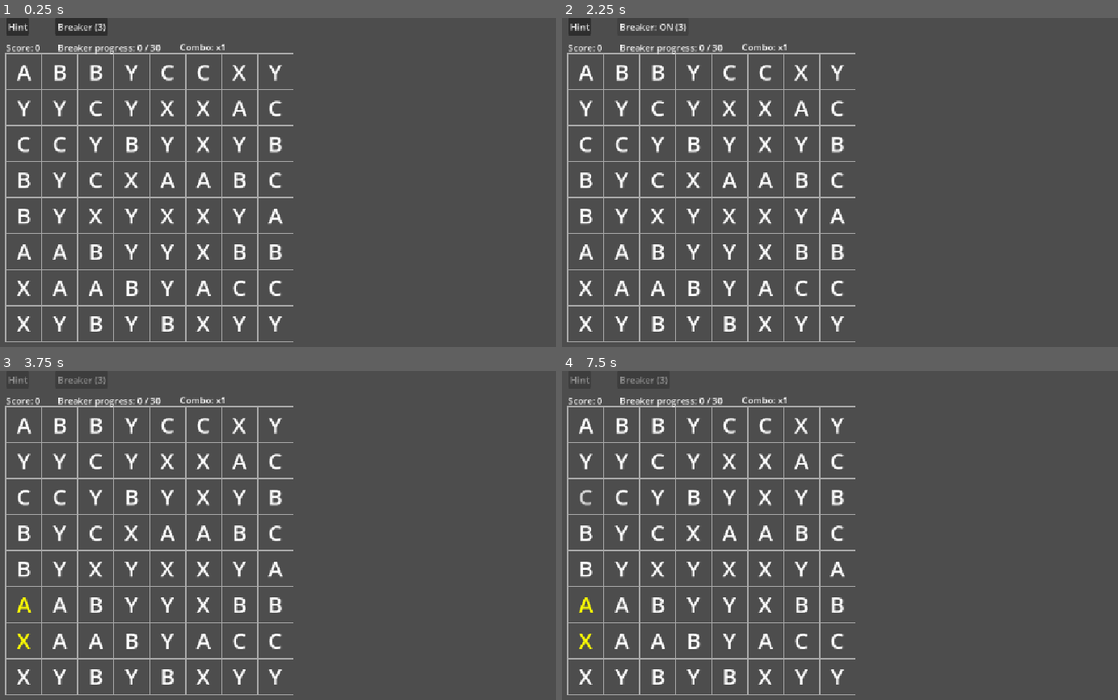
Above: before the commit, frames 1-4 (two rows, left to right).
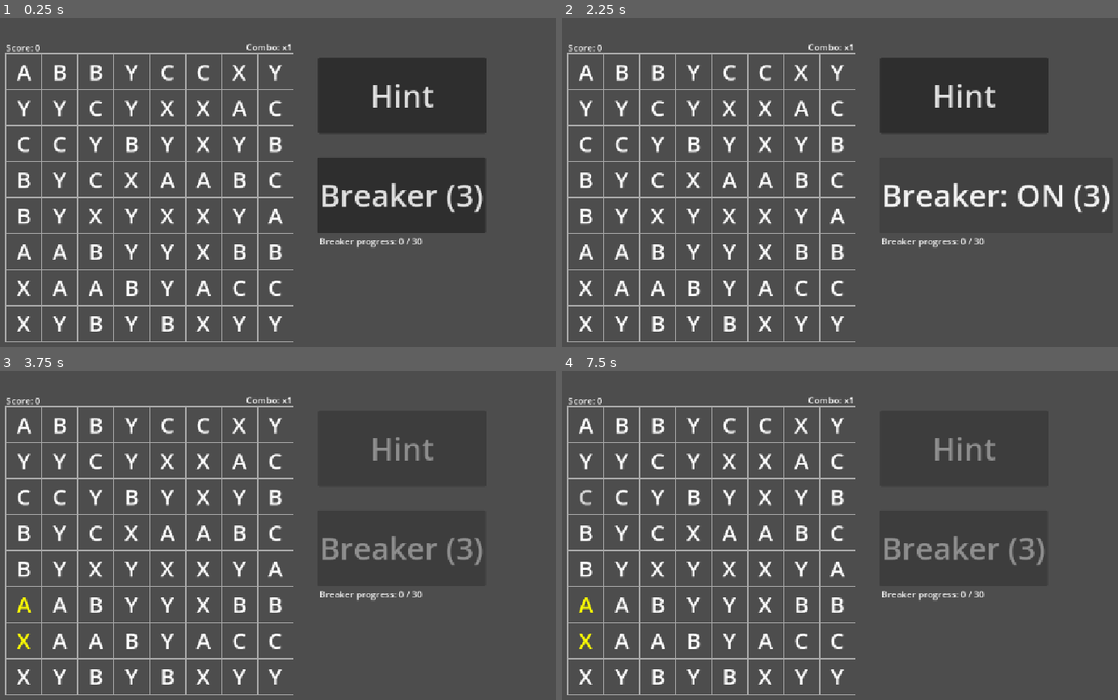
Above: after the commit, the same moments.

Repository: fehudma/godot_projects
Game: Godot game, scene res://Scenes/game.tscn
Same seed, same stepped clock (60 frames per second), same inputs: the game is played once before the commit and once after it.
Inputs (mouse positions are in pixels of both pictures, inside the frame that each line leads up to):
- Up to frame 1 (0.25 s): no input
- Up to frame 2 (2.25 s): click "Hint" at 0.5 s; tap Enter at 1.25 s; move the mouse to (584, 70) at 1.27 s; click (584, 70) at 1.42 s; click "Breaker (3)" at 2 s
- Up to frame 3 (3.75 s): click "Breaker: ON (3)" at 2.75 s; click "Hint" at 3.5 s
- Up to frame 4 (7.5 s): tap Space at 4.25 s; move the mouse to (584, 459) at 4.27 s; click (584, 459) at 4.42 s; click "Breaker (3)" at 5 s; click "Breaker: ON (3)" at 5.75 s; click "Hint" at 6.5 s; tap Enter at 7.25 s; move the mouse to (584, 496) at 7.27 s; click (584, 496) at 7.42 s

The runs differ from the first frame. In frame 1, 15% of the frame differs, in the area x 1-88%, y 0-70%; in frame 2, 8.9%; in frame 3, 1.7%; in frame 4, 1.7%.

Commit message:
few ui changes

Diff:
--- a/Scenes/board.gd
+++ b/Scenes/board.gd
@@ -7,7 +7,7 @@
 
 
 #
-const PIECE_SCENE: PackedScene = preload("res://scenes/piece.tscn")
+const PIECE_SCENE: PackedScene = preload("res://Scenes/piece.tscn")
 
 
 #
@@ -27,14 +27,16 @@
 
 const SAVE_FILE_PATH: String = "user://save_data.json"
 #==========================onreadies
-@onready var breaker_button: Button = $"../BreakerButton"
+
 @onready var score_label: Label = $"../ScoreLabel"
 @onready var breaker_progress_label: Label = $"../BreakerProgressLabel"
 @onready var combo_label: Label = $"../ComboLabel"
-@onready var hint_button: Button = $"../HintButton"
+
 @onready var restart_button: Button = $"../RestartButton"
 @onready var status_label: Label = $"../StatusLabel"
 
+@onready var hint_button: Button = $"../Control/HintButton"
+@onready var breaker_button: Button = $"../Control/BreakerButton"
 
 #==========================VARS
 var grid: Array[Array] = []
--- a/Scenes/game.tscn
+++ b/Scenes/game.tscn
@@ -14,18 +14,6 @@
 offset_bottom = 8.0
 text = "Test"
 
-[node name="HintButton" type="Button" parent="." unique_id=1440403269]
-offset_left = 64.0
-offset_right = 105.0
-offset_bottom = 31.0
-text = "Hint"
-
-[node name="BreakerButton" type="Button" parent="." unique_id=476545329]
-offset_left = 152.0
-offset_right = 222.0
-offset_bottom = 31.0
-text = "Breaker"
-
 [node name="ScoreLabel" type="Label" parent="." unique_id=1061135490]
 offset_left = 64.0
 offset_top = 41.0
@@ -34,16 +22,16 @@
 text = "Score: 0"
 
 [node name="BreakerProgressLabel" type="Label" parent="." unique_id=371216888]
-offset_left = 156.0
-offset_top = 41.0
-offset_right = 340.0
-offset_bottom = 64.0
+offset_left = 622.0
+offset_top = 386.0
+offset_right = 806.0
+offset_bottom = 409.0
 text = "Breaker progress: 0 / 30"
 
 [node name="ComboLabel" type="Label" parent="." unique_id=1154950233]
-offset_left = 374.0
+offset_left = 492.0
 offset_top = 40.0
-offset_right = 456.0
+offset_right = 574.0
 offset_bottom = 63.0
 text = "Combo: x1"
 
@@ -60,7 +48,31 @@
 offset_right = 155.0
 offset_bottom = 598.0
 
+[node name="Control" type="Control" parent="." unique_id=875048242]
+layout_mode = 3
+anchors_preset = 0
+offset_right = 40.0
+offset_bottom = 40.0
+
+[node name="HintButton" type="Button" parent="Control" unique_id=1440403269]
+layout_mode = 0
+offset_left = 620.0
+offset_top = 71.0
+offset_right = 920.0
+offset_bottom = 206.0
+theme_override_font_sizes/font_size = 55
+text = "Hint"
+
+[node name="BreakerButton" type="Button" parent="Control" unique_id=476545329]
+layout_mode = 0
+offset_left = 619.0
+offset_top = 248.0
+offset_right = 872.0
+offset_bottom = 383.0
+theme_override_font_sizes/font_size = 55
+text = "Breaker (0)"
+
 [connection signal="pressed" from="TestButton" to="Board" method="_on_test_button_pressed"]
-[connection signal="pressed" from="HintButton" to="Board" method="_on_hint_button_pressed"]
-[connection signal="pressed" from="BreakerButton" to="Board" method="_on_breaker_button_pressed"]
 [connection signal="pressed" from="RestartButton" to="Board" method="_on_restart_button_pressed"]
+[connection signal="pressed" from="Control/HintButton" to="Board" method="_on_hint_button_pressed"]
+[connection signal="pressed" from="Control/BreakerButton" to="Board" method="_on_breaker_button_pressed"]
Not shown, changed: export_presets.cfg
